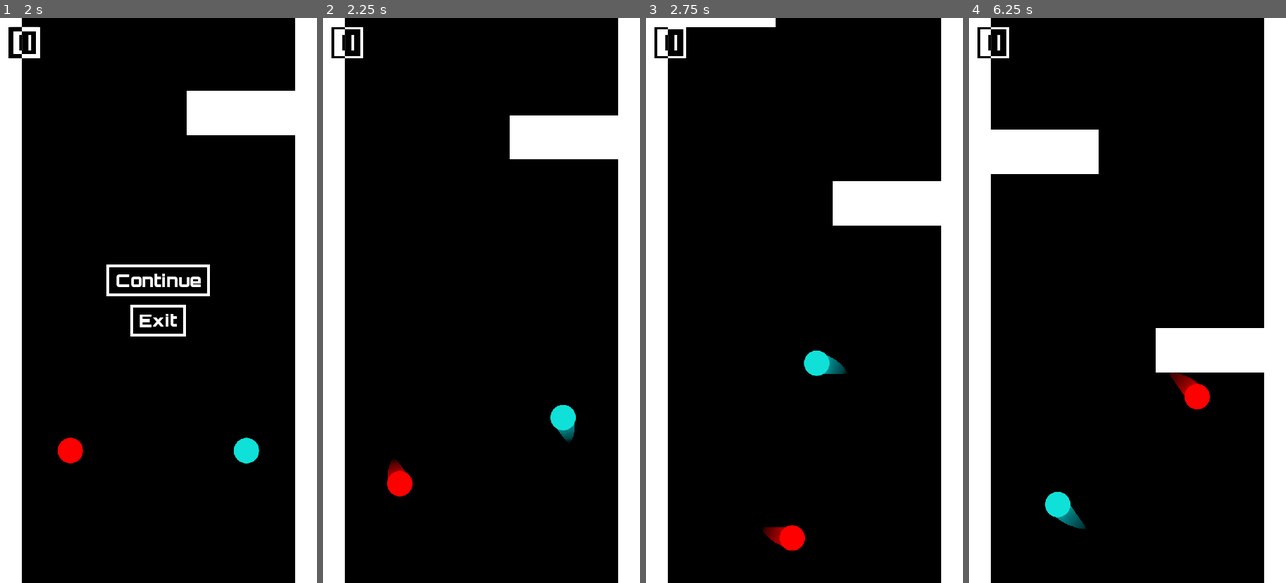
Above: before the commit, frames 1-4 (left to right).
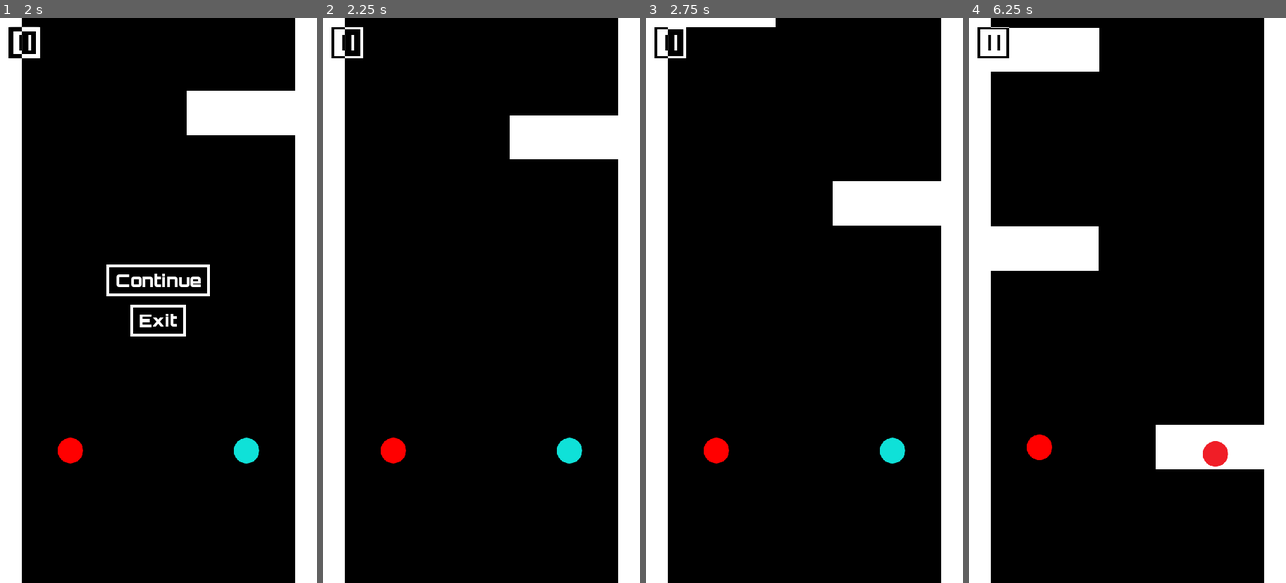
Above: after the commit, the same moments.

Repository: Skunkynator/Orbiteno
Game: Godot game, scene res://menu/title.tscn
The game is run twice, just before and just after one commit, with the same random seed, the same clock (stepped at 60 frames per second) and the same inputs.
Inputs (mouse positions are in pixels of both pictures, inside the frame that each line leads up to):
- Up to frame 1 (2 s): click "Play" at 0.5 s; click "| |" at 1.25 s
- Up to frame 2 (2.25 s): click "Continue" at 2 s
- Up to frame 3 (2.75 s): no input
- Up to frame 4 (6.25 s): click "| |" at 2.75 s; click "Continue" at 3.5 s; click "| |" at 4.25 s; click "Continue" at 5 s; move the mouse to (1197, 272) at 5.77 s; click (1197, 272) at 5.92 s

Frame 1 is identical in both runs. In frame 2, 1.3% of the frame differs, in the area x 18-82%, y 68-85%; in frame 3, 1.4%; in frame 4, 15%, in the area x 6-94%, y 1-91%.

Commit message:
fix inputs after pause

Diff:
--- a/player/player.gd
+++ b/player/player.gd
@@ -23,6 +23,12 @@
 		if not area:
 			continue
 		area.connect("area_entered",self,"wall_entered")
+
+
+func _notification(what: int) -> void:
+	if what == NOTIFICATION_UNPAUSED:
+		touches.clear()
+		touch_sum = 0
 
 
 func _input(event):
